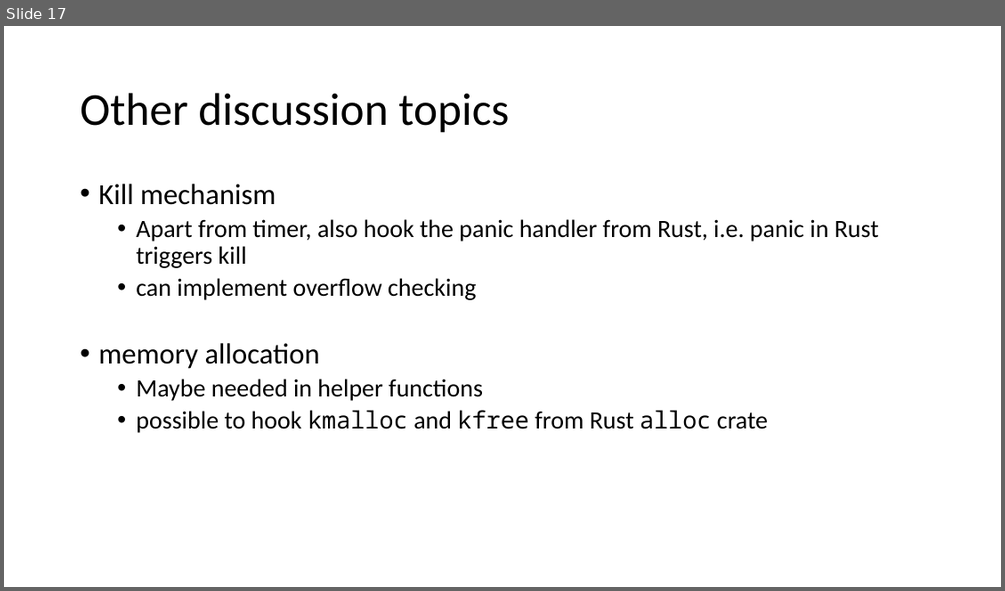
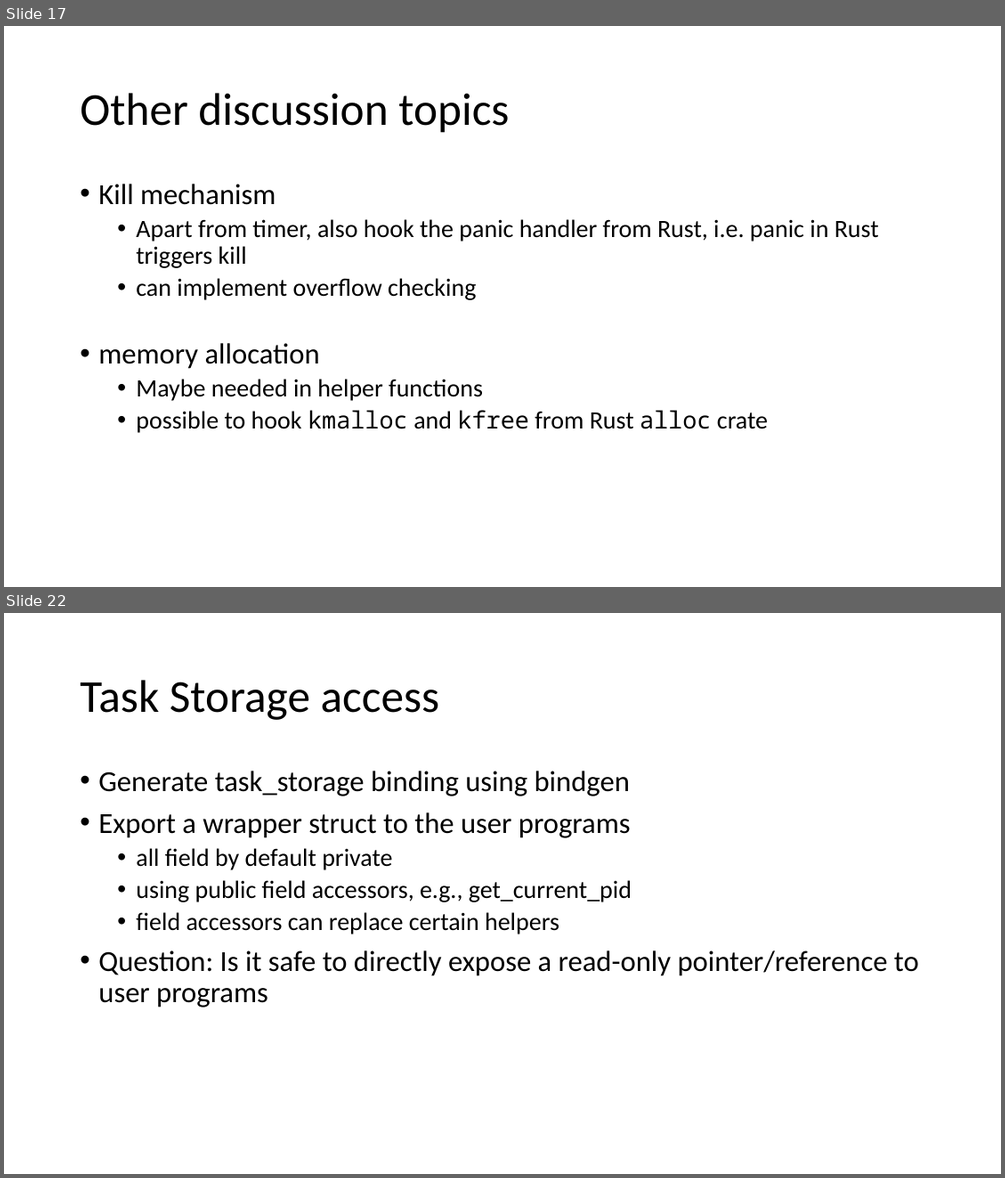
Before and after one commit to tianyin/rex, a slide deck: docs/progress.pptx. Shown one above the other, each under a label of ours: slide 17 before the commit, slides 17 and 22 after it; the slides between them are not shown. The pictures are 1005x591 and 1005x1178 pixels, drawn with LibreOffice and Linux fonts; fonts in the diff are those of the drawing. Boxes give left, top, right and bottom in pixels: in the first picture for what was removed or moved away, otherwise in the second. Text is boxed around its words. In the diff, an @@ line names an element or a change of style, - is before the commit and + after.

```diff
--- a/docs/progress.pptx
+++ b/docs/progress.pptx
@@ slide 22 added at [4, 613, 1001, 1174], background #FFFFFF @@
@@ title added at [80, 680, 440, 720], 44 pt, text #000000 @@
+Task Storage access
@@ text added at [98, 771, 919, 1007], 28 pt, text #000000 @@
+• Generate task_storage binding using bindgen
+• Export a wrapper struct to the user programs
+  • all field by default private
+  • using public field accessors, e.g., get_current_pid
+  • field accessors can replace certain helpers
+• Question: Is it safe to directly expose a read-only pointer/reference to user programs
```
Also in this commit, not shown: 9 other slides added.
